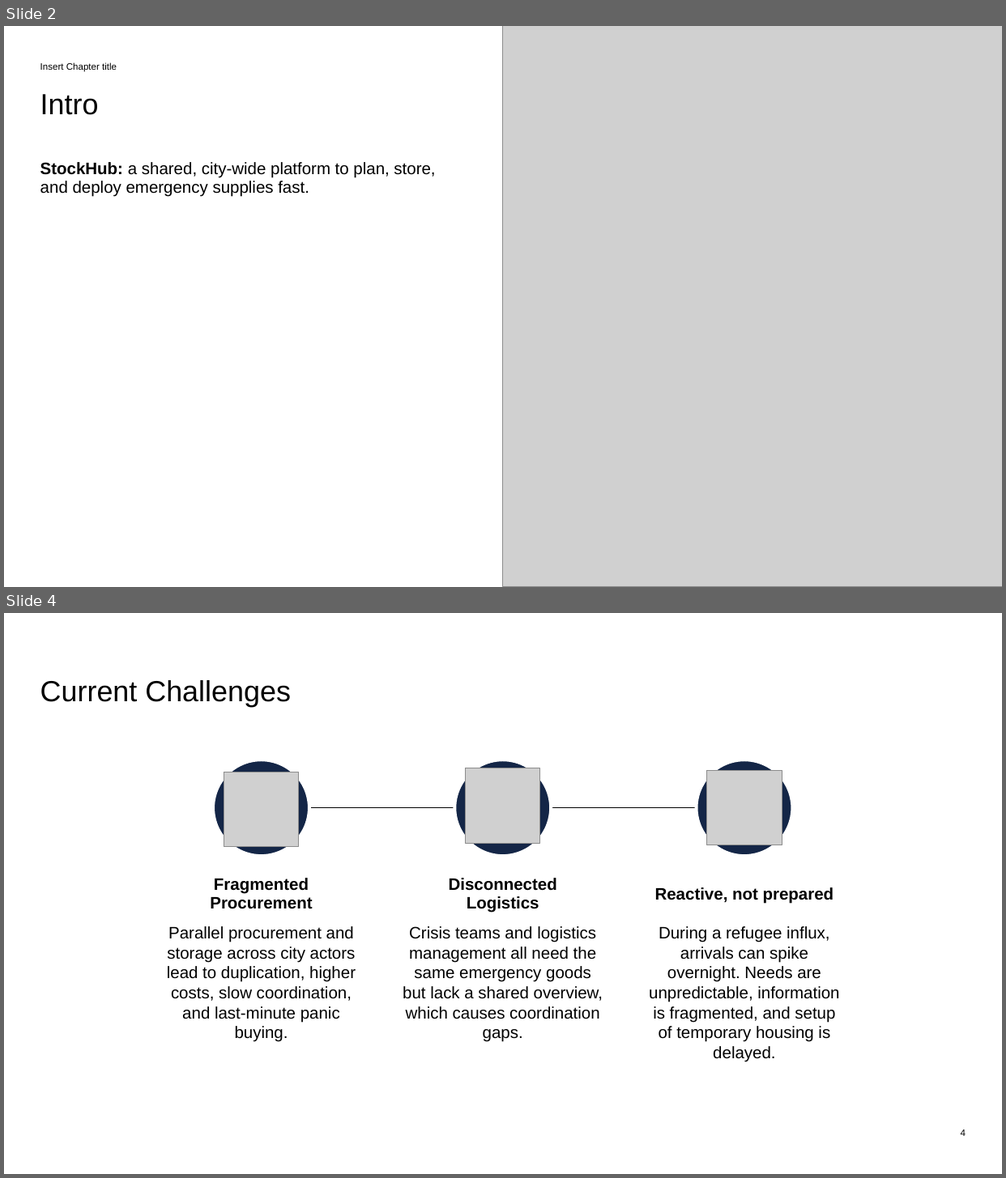
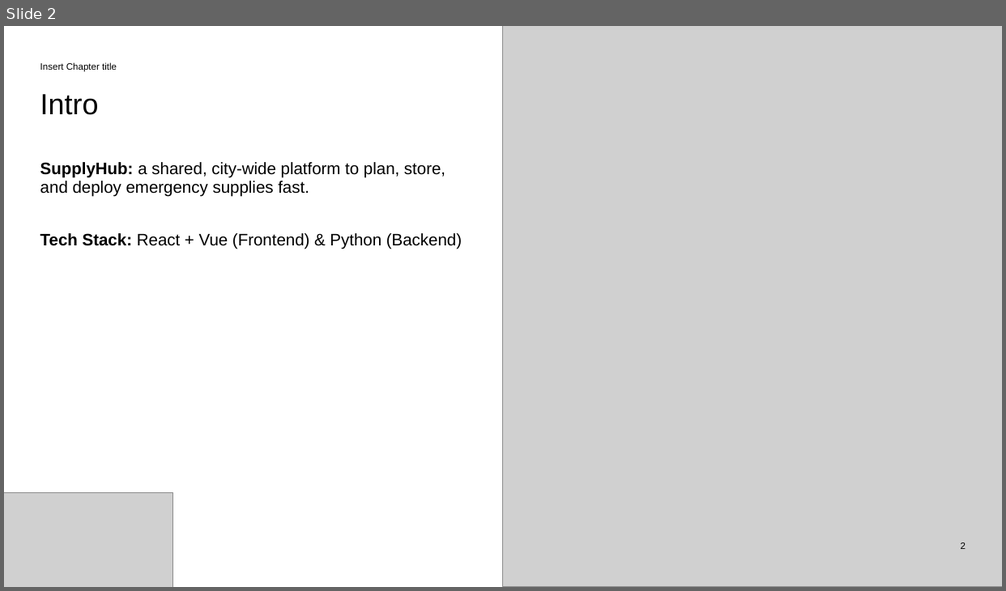
Before and after one commit to homo-iocus/hackathon-for-crisis-app-for-gaap-aoz-challenge, a slide deck: prototype/Seminar Final Presentation.pptx. Shown one above the other, each under a label of ours: slides 2 and 4 before the commit, slide 2 after it; the slides between them are not shown. The pictures are 1006x1178 and 1006x591 pixels, drawn with LibreOffice and Linux fonts; fonts in the diff are those of the drawing; grey boxes stand for pictures; background and template pictures are left out. Boxes give left, top, right and bottom in pixels: in the first picture for what was removed or moved away, otherwise in the second. Text is boxed around its words. In the diff, an @@ line names an element or a change of style, - is before the commit and + after.

```diff
--- a/prototype/Seminar Final Presentation.pptx
+++ b/prototype/Seminar Final Presentation.pptx
@@ slide 4 removed at [4,613,1002,1174], background #FFFFFF @@
@@ title removed at [40,680,291,707] @@
-Current Challenges
@@ picture removed at [224,773,299,847] @@
@@ picture removed at [465,769,540,844] @@
@@ group removed at [213,760,792,855]: 3 ellipses, 1 line @@
@@ picture removed at [707,771,782,845] @@
@@ text removed at [210,878,312,909] @@
-Fragmented Procurement
@@ text removed at [449,878,557,913] @@
-Disconnected Logistics
@@ text removed at [655,888,834,904] @@
-Reactive, not prepared
@@ text removed at [167,926,356,1042] @@
-Parallel procurement and storage across city actors lead to duplication, higher costs, slow coordination, and last-minute panic buying.
@@ text removed at [403,926,603,1042] @@
-Crisis teams and logistics management all need the same emergency goods but lack a shared overview, which causes coordination gaps.
@@ text removed at [649,926,839,1063] @@
-During a refugee influx, arrivals can spike overnight. Needs are unpredictable, information is fragmented, and setup of temporary housing is delayed.
@@ rectangle removed at [4,1073,155,1174] @@
@@ page number removed at [961,1130,965,1136] @@
-4
@@ slide 2 changed as well @@
@@ text at [40,162,462,250]: text changed @@
-StockHub: a shared, city-wide platform to plan, store, and deploy emergency supplies fast.
+SupplyHub: a shared, city-wide platform to plan, store, and deploy emergency supplies fast.
+Tech Stack: React + Vue (Frontend) & Python (Backend)
@@ picture added at [4,493,173,587] @@
@@ page number added at [961,543,965,549], 9 pt, text #000000 @@
+2
```
Also in this commit, not shown: 5 other slides changed, 1 slide added.
